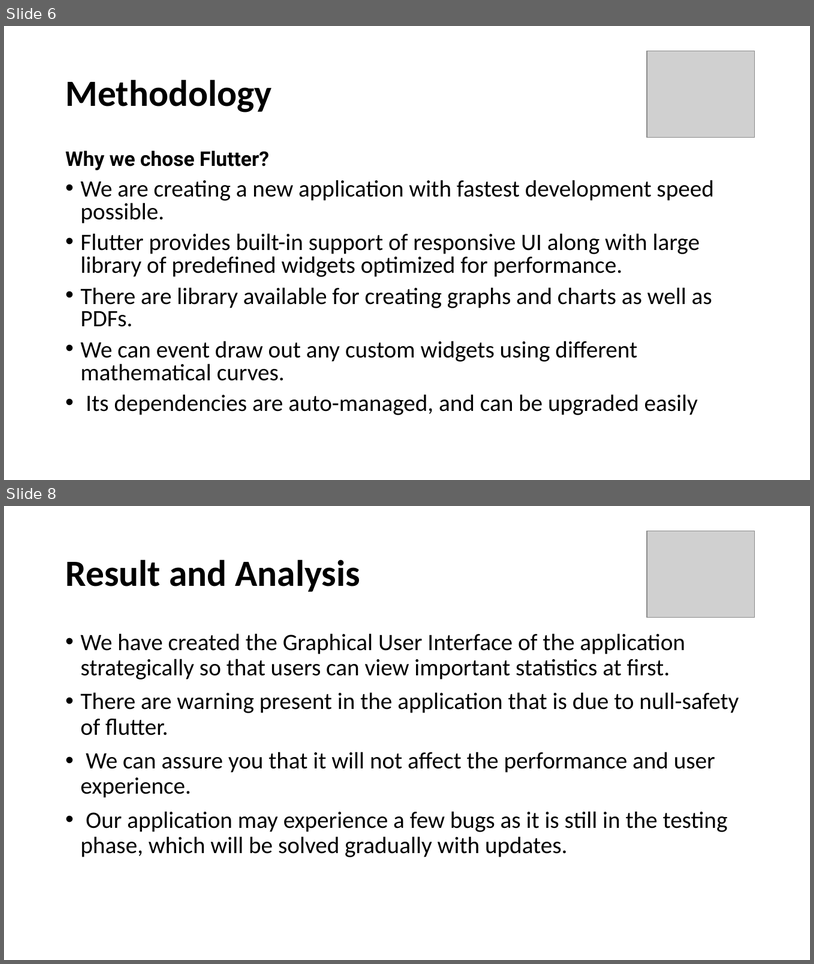
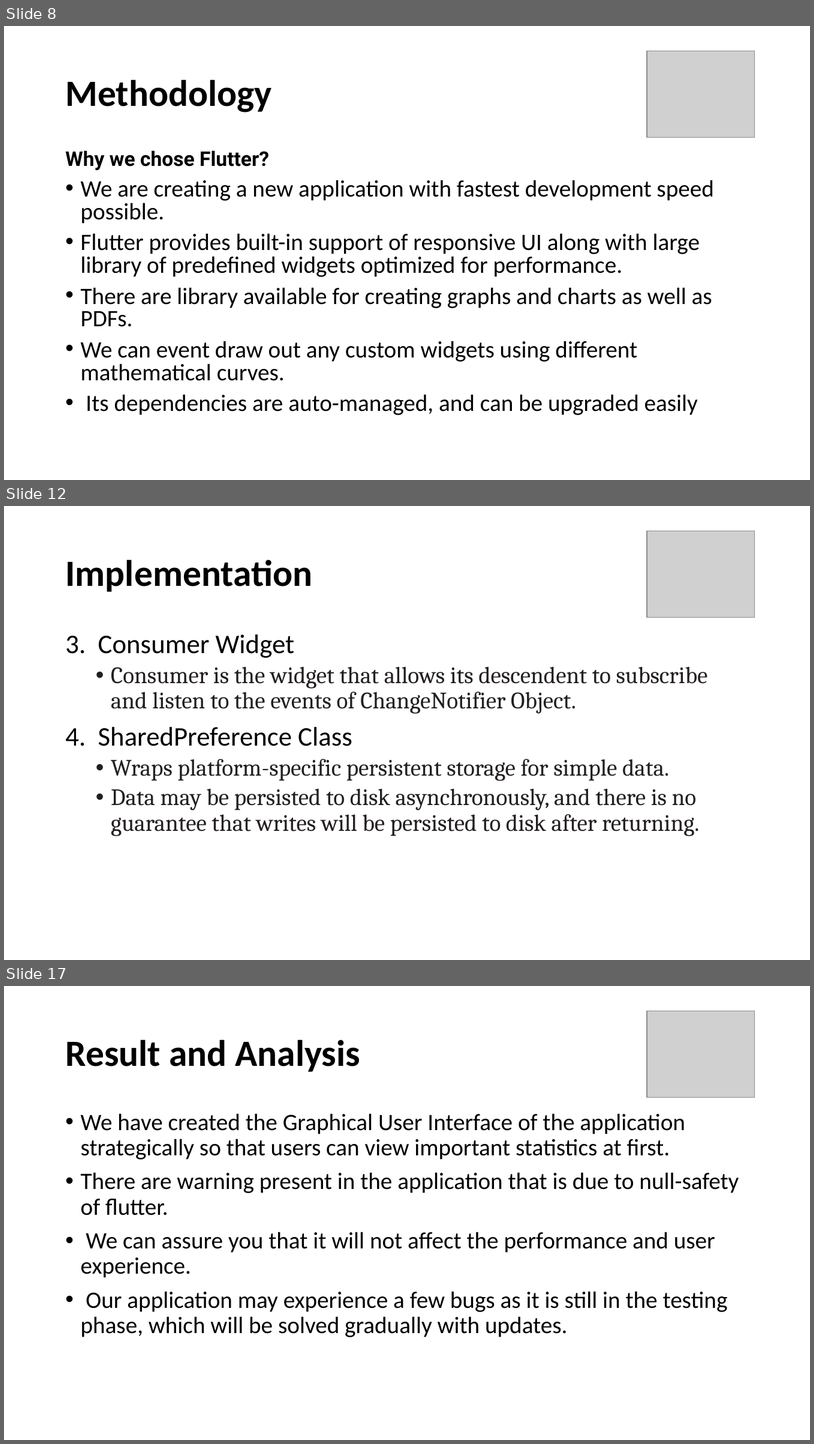
Before and after one commit to prskid1000/Fake-News, a slide deck: Internship.pptx. Shown one above the other, each under a label of ours: slides 6 and 8 before the commit, slides 8, 12 and 17 after it; the slides between them are not shown. The pictures are 814x964 and 814x1444 pixels, drawn with LibreOffice and Linux fonts; fonts in the diff are those of the drawing; grey boxes stand for pictures. Boxes give left, top, right and bottom in pixels: in the first picture for what was removed or moved away, otherwise in the second. Text is boxed around its words. In the diff, an @@ line names an element or a change of style, - is before the commit and + after.

```diff
--- a/Internship.pptx
+++ b/Internship.pptx
@@ slide 12 added at <box>4,506,810,960</box>, background #FFFFFF @@
@@ picture added at <box>648,531,755,618</box> @@
@@ title added at <box>65,559,312,592</box>, 44 pt, text #000000, bold @@
+Implementation
@@ text added at <box>65,634,708,836</box>, 28 pt, text #231F20 @@
+3. Consumer Widget
+  • Consumer is the widget that allows its descendent to subscribe and listen to the events of ChangeNotifier Object.
+4. SharedPreference Class
+  • Wraps platform-specific persistent storage for simple data.
+  • Data may be persisted to disk asynchronously, and there is no guarantee that writes will be persisted to disk after returning.
@@ what was slide 6 is now slide 8 @@
@@ what was slide 8 is now slide 17 @@
```
Also in this commit, not shown: 2 slides changed, 8 other slides added, 10 other files.
